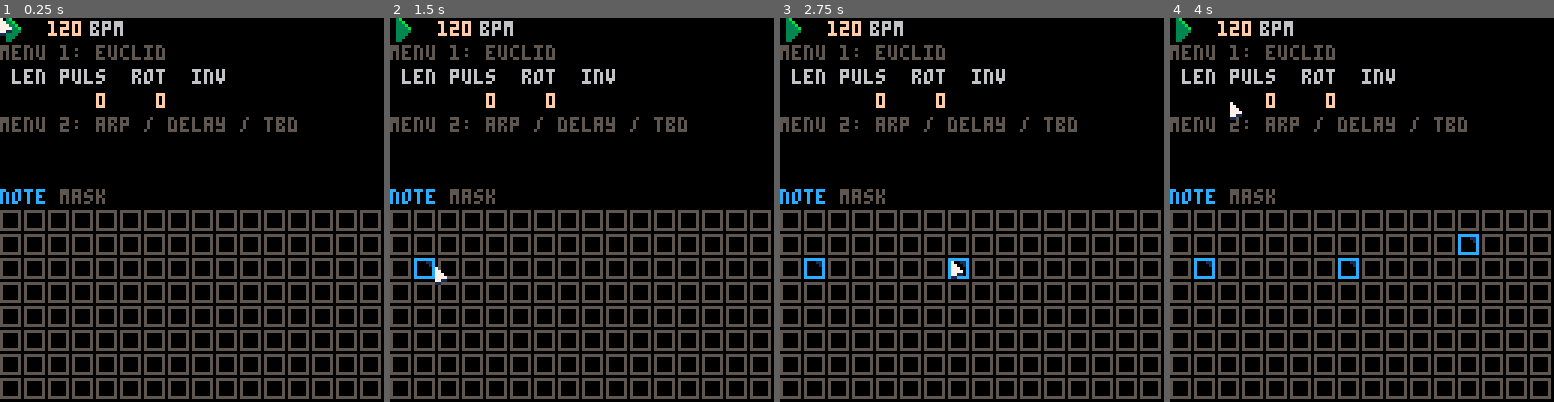
Above: before the commit, frames 1-4 (left to right).
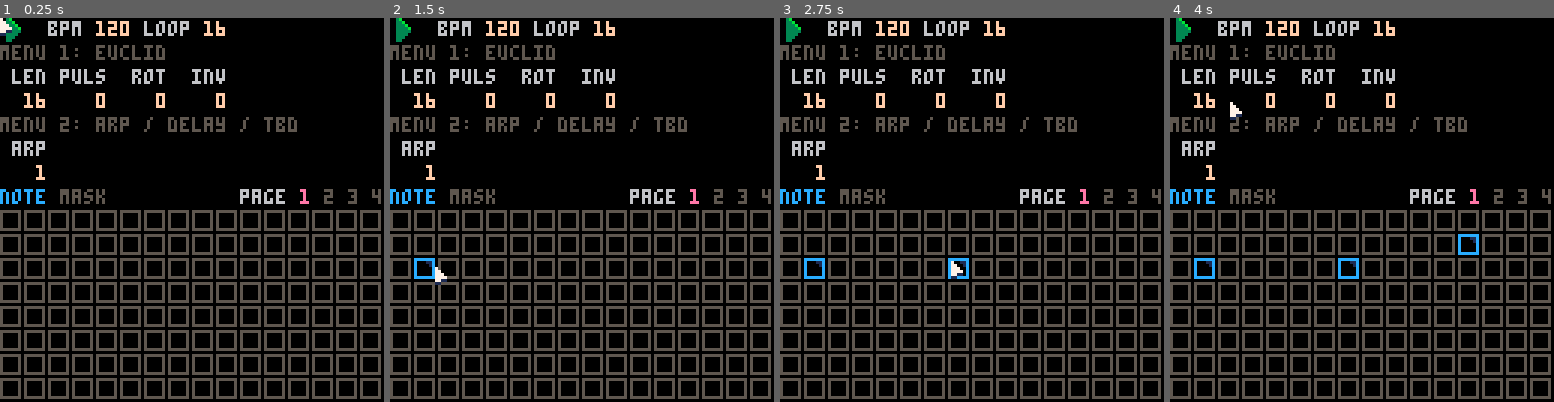
Above: after the commit, the same moments.

Repository: luchak/euclidean_arp
Game: PICO-8 cartridge demo.p8
The game is run twice, just before and just after one commit, with the same random seed, the same clock (stepped at 60 frames per second) and the same inputs.
Inputs (mouse positions are in pixels of both pictures, inside the frame that each line leads up to):
- Up to frame 1 (0.25 s): no input
- Up to frame 2 (1.5 s): click (670, 121) at 0.67 s; click (436, 267) at 1.22 s
- Up to frame 3 (2.75 s): click (887, 114) at 1.77 s; click (952, 259) at 2.32 s
- Up to frame 4 (4 s): click (1404, 106) at 2.87 s; click (1465, 256) at 3.42 s; click (1231, 102) at 3.97 s

The runs differ from the first frame. In frame 1, 1.8% of the frame differs, in the area x 3-100%, y 0-49%; in frame 2, 1.8%; in frame 3, 1.8%; in frame 4, 1.8%.

Commit message:
Add a bunch more gen parameters

Diff:
--- a/demo.p8
+++ b/demo.p8
@@ -16,7 +16,7 @@
 
  ui_init()
 
- seq=seq_new(16)
+ seq=seq_new(64)
  synth=synth_new()
 
  local show_euclid_mask=false
@@ -40,12 +40,19 @@
   function(x) seq:set_playing(x) end
  ))
 
- ui_add(num_spinner_new(
-  16,0,15,3,60,200,0.2,1,
+ ui_add(label_new(16,0,6,'bpm'))
+ ui_add(num_spinner_new(
+  32,0,15,3,60,200,0.2,1,
   function() return seq.bpm end,
   function(x) seq:set_tempo(x) end
  ))
- ui_add(label_new(30,0,6,'bpm'))
+
+ ui_add(label_new(48,0,6,'loop'))
+ ui_add(num_spinner_new(
+  68,0,15,2,1,64,0.1,1,
+  function() return seq.loop end,
+  function(x) seq:set_loop(x) end
+ ))
 
  ui_add(label_new(0,8,5,'menu 1: euclid'))
  ui_add(label_new(4,16,6,'len'))
@@ -53,27 +60,66 @@
  ui_add(label_new(44,16,6,'rot'))
  ui_add(label_new(64,16,6,'inv'))
  ui_add(num_spinner_new(
-  20,24,15,4,0,16,0.1,1,
+  0,24,15,4,1,64,0.1,1,
+  function() return seq.euclid_len end,
+  function(x) seq.euclid_len=x seq.euclid_pulses=min(x,seq.euclid_pulses) seq:euclid_gen() end
+ ))
+ ui_add(num_spinner_new(
+  20,24,15,4,0,64,0.1,1,
   function() return seq.euclid_pulses end,
-  function(x) seq.euclid_pulses=x seq:euclid_gen() end
+  function(x) seq.euclid_pulses=min(x,seq.euclid_len) seq:euclid_gen() end
  ))
  ui_add(num_spinner_new(
   40,24,15,4,-15,15,0.1,1,
   function() return seq.euclid_shift end,
   function(x) seq.euclid_shift=x seq:euclid_gen() end
  ))
+ ui_add(num_spinner_new(
+  60,24,15,4,0,1,0.1,1,
+  function() return seq.euclid_inv end,
+  function(x) seq.euclid_inv=x seq:euclid_gen() end
+ ))
 
  ui_add(label_new(0,32,5,'menu 2: arp / delay / tbd'))
-
- ui_add(text_toggle_new(
+ ui_add(label_new(4,40,6,'arp'))
+ ui_add(num_spinner_new(
+  0,48,15,4,1,#arps,0.1,1,
+  function() return seq.euclid_arp end,
+  function(x) seq.euclid_arp=x seq:euclid_gen() end
+ ))
+
+ ui_add(text_momentary_new(
   0,56,5,'note',12,'note',
   function() return not show_euclid_mask end,
-  function(x) set_show_euclid_mask(not x) end
- ))
- ui_add(text_toggle_new(
+  function() set_show_euclid_mask(false) end
+ ))
+ ui_add(text_momentary_new(
   20,56,5,'mask',9,'mask',
   function() return show_euclid_mask end,
-  set_show_euclid_mask
+  function() set_show_euclid_mask(true) end
+ ))
+
+
+ ui_add(label_new(80,56,6,'page'))
+ ui_add(text_momentary_new(
+  100,56,5,'1',14,'1',
+  function() return grid_page==0 end,
+  function() grid_page=0 end
+ ))
+ ui_add(text_momentary_new(
+  108,56,5,'2',14,'2',
+  function() return grid_page==1 end,
+  function() grid_page=1 end
+ ))
+ ui_add(text_momentary_new(
+  116,56,5,'3',14,'3',
+  function() return grid_page==2 end,
+  function() grid_page=2 end
+ ))
+ ui_add(text_momentary_new(
+  124,56,5,'4',14,'4',
+  function() return grid_page==3 end,
+  function() grid_page=3 end
  ))
 end
 
--- a/grid.p8.lua
+++ b/grid.p8.lua
@@ -27,13 +27,15 @@
 end
 
 function note_grid_new()
- return grid_new(
+ local note_grid=grid_new(
   function(col,row)
+    col+=grid_page*16
     if (seq.playing and seq.step==col) return 14
     if (seq.gate[col] and (seq.note[col]==row)) return 8
     return 4
   end,
   function(col,row,is_long)
+   col+=grid_page*16
    if seq.gate[col] and seq.note[col]==row then
     seq.gate[col]=false
    else
@@ -42,6 +44,7 @@
    end
   end
  )
+ return note_grid
 end
 
 function euclid_mask_grid_new()
--- a/seq.p8.lua
+++ b/seq.p8.lua
@@ -10,9 +10,81 @@
  end
 end
 
+function arp_down_new(notes)
+ notes=copy(notes)
+ sort(notes)
+
+ local i=#notes
+ return function()
+  local out=notes[i]
+  i=i-1
+  if (i<1) i=#notes
+  return out
+ end
+end
+
+function arp_up_down_new(notes)
+ notes=copy(notes)
+ sort(notes)
+
+ local i=1
+ local di=1
+ return function()
+  local out=notes[i]
+  i+=di
+  if (i<1 or i>#notes) di=-di i=mid(1,i,#notes) i+=di
+  return out
+ end
+end
+
+function arp_thumb_new(notes)
+ notes=copy(notes)
+ sort(notes)
+
+ local i=2
+ local parity=false
+ return function()
+  local out=notes[1]
+  if #notes>1 and parity then
+   out=notes[i]
+   i+=1
+   if (i>#notes) i=2
+  end
+  parity=not parity
+  return out
+ end
+end
+
+function arp_pinky_new(notes)
+ notes=copy(notes)
+ sort(notes)
+
+ local i=1
+ local parity=false
+ return function()
+  local out=notes[#notes]
+  if #notes>1 and parity then
+   out=notes[i]
+   i+=1
+   if (i>#notes-1) i=1
+  end
+  parity=not parity
+  return out
+ end
+end
+
+arps={
+ arp_up_new,
+ arp_down_new,
+ arp_up_down_new,
+ arp_thumb_new,
+ arp_pinky_new,
+}
+
 function seq_new(length)
  local seq={
   length=length,
+  loop=16,
   gate={},
   note={},
   playing=false,
@@ -23,6 +95,9 @@
 
   euclid_shift=0,
   euclid_pulses=0,
+  euclid_len=16,
+  euclid_inv=0,
+  euclid_arp=1,
 
   euclid_notes={0,4,7,10},
   euclid_note_set=set({0,4,7,10})
@@ -46,6 +121,10 @@
   self.step_len=(5512.5*(15/bpm)+.5)\1
  end
 
+ function seq:set_loop(loop)
+  self.loop=loop
+ end
+
  function seq:run(length)
   if not self.playing then
    return length,false,false,self.note[self.step]
@@ -53,7 +132,7 @@
 
   if self.step_pos>=self.step_len then
    self.step_pos=0
-   self.step=(self.step+1)%self.length
+   self.step=(self.step+1)%self.loop
   end
   local gate=self.gate[self.step]
   local trig=(self.step_pos==0) and gate
@@ -67,14 +146,22 @@
    self.gate[i]=false
   end
 
-  if (self.euclid_pulses==0) return
   if (#self.euclid_notes==0) return
 
-  local arp=arp_up_new(self.euclid_notes)
-  for x=0,self.length-1,self.length/self.euclid_pulses do
-   local idx=((x+.5)\1+self.euclid_shift)%self.length
-   self.gate[idx]=true
-   self.note[idx]=arp()
+  self.loop=self.euclid_len
+
+  if self.euclid_pulses > 0 then
+   for x=0,self.loop-1,self.loop/self.euclid_pulses do
+    local idx=((x+.5)\1+self.euclid_shift)%self.loop
+    self.gate[idx]=true
+   end
+  end
+
+  local arp=arps[self.euclid_arp](self.euclid_notes)
+  for i=0,self.loop-1 do
+   if (self.euclid_inv>0) self.gate[i]=not self.gate[i]
+
+   if (self.gate[i]) self.note[i]=arp()
   end
  end
 
--- a/ui.p8.lua
+++ b/ui.p8.lua
@@ -9,6 +9,9 @@
  }
 
  mouse_locked=false
+
+ -- assorted state that should go elsewhere probably
+ grid_page=0
 
  -- enable mouse
  poke(0x5f2d,1)
@@ -131,20 +134,29 @@
  )
 end
 
-function text_toggle_new(x,y,col_off,text_off,col_on,text_on,get,set)
+function momentary_new(x,y,spr_off,spr_on,is_on,click)
+ return widget_new(x,y,8,8,
+  function()
+   spr(is_on() and spr_on or spr_off,x,y)
+  end,
+  {
+   mouse_down=click
+  }
+ )
+end
+
+function text_momentary_new(x,y,col_off,text_off,col_on,text_on,is_on,click)
  local chars=max(#text_off,#text_on)
  return widget_new(x,y,chars*4,8,
   function()
-   if get() then
+   if is_on() then
     print(text_on,x+4*(chars-#text_on),y+1,col_on)
    else
     print(text_off,x+4*(chars-#text_off),y+1,col_off)
    end
   end,
   {
-   mouse_down=function()
-    set(not get())
-   end
+   mouse_down=click
   }
  )
 end
